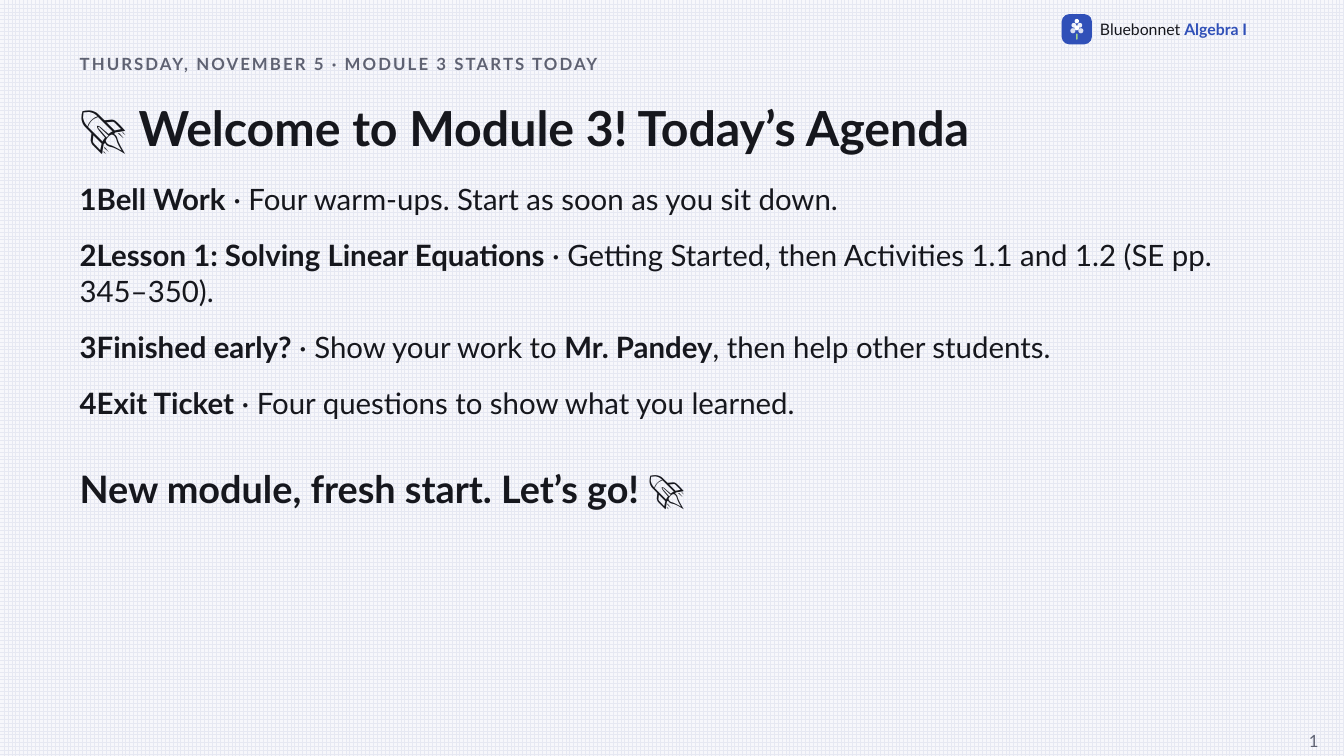
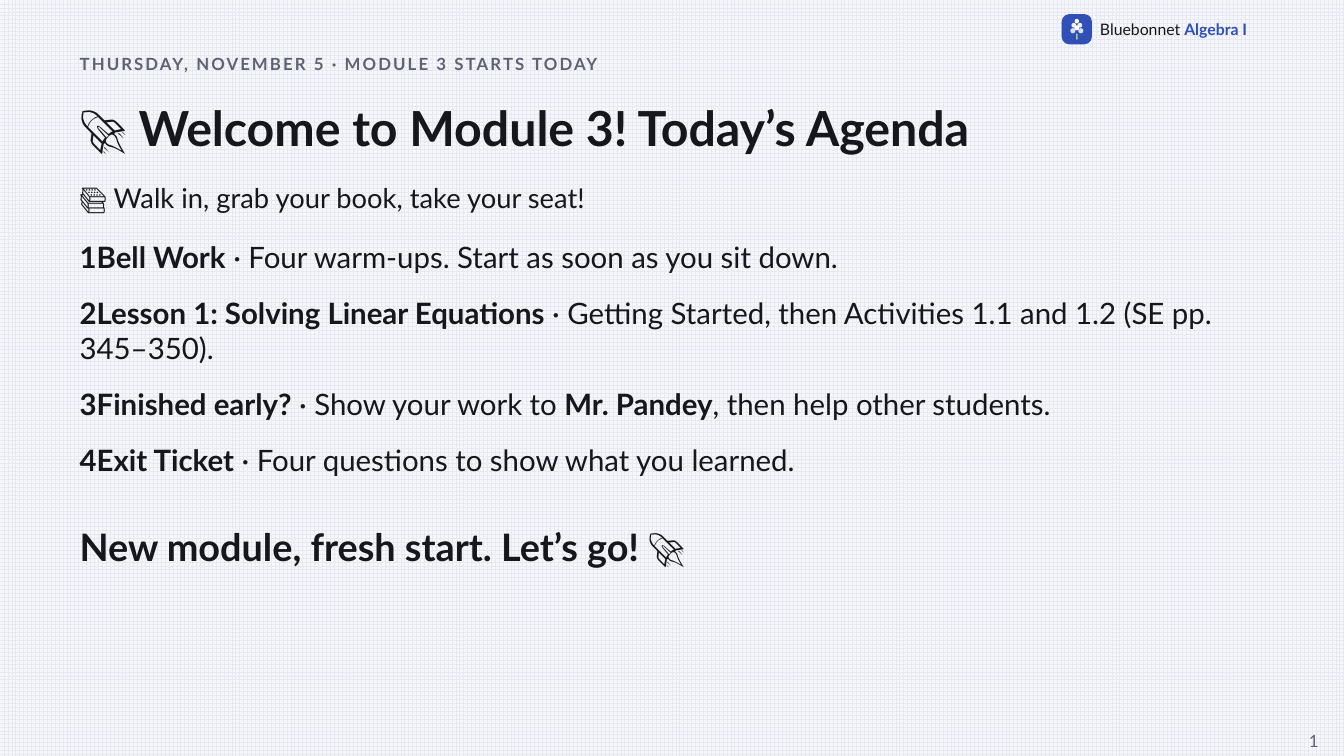
Before and after one commit to Apolloat2022/Algebra1M2U1L4, a slide deck: slide 1 of Module 3 topic 1/m3t1-thu-11-05-agenda.pptx. Drawn at 1344x756 pixels with LibreOffice and Linux fonts; fonts in the diff are those of the drawing. Boxes give left, top, right and bottom in pixels: in the first picture for what was removed or moved away, otherwise in the second. Text is boxed around its words. In the diff, an @@ line names an element or a change of style, - is before the commit and + after.

```diff
--- a/Module 3 topic 1/m3t1-thu-11-05-agenda.pptx
+++ b/Module 3 topic 1/m3t1-thu-11-05-agenda.pptx
@@ text added at (114, 188, 585, 213), 19.5 pt, text #16171D @@
+📚 Walk in, grab your book, take your seat!
@@ text "2Lesson 1: Solving Linear Equations ...": place and size @@
-text "2Lesson 1: Solving Linear Equations ..." at (80, 243, 1212, 306)
+text "2Lesson 1: Solving Linear Equations ..." at (80, 301, 1212, 363)
@@ text "3Finished early? · Show your ...": place and size @@
-text "3Finished early? · Show your ..." at (80, 336, 1050, 363)
+text "3Finished early? · Show your ..." at (80, 393, 1050, 420)
@@ 3 texts: place and size @@
-3 texts at (80, 188, 838, 510)
+3 texts at (80, 246, 838, 568)
```
Also in this commit, not shown: 29 other files.
